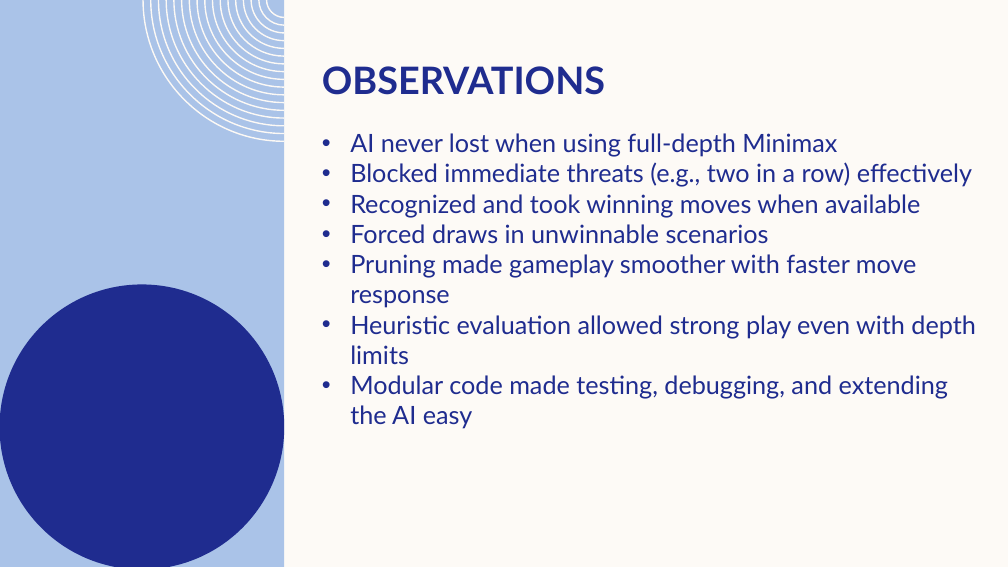
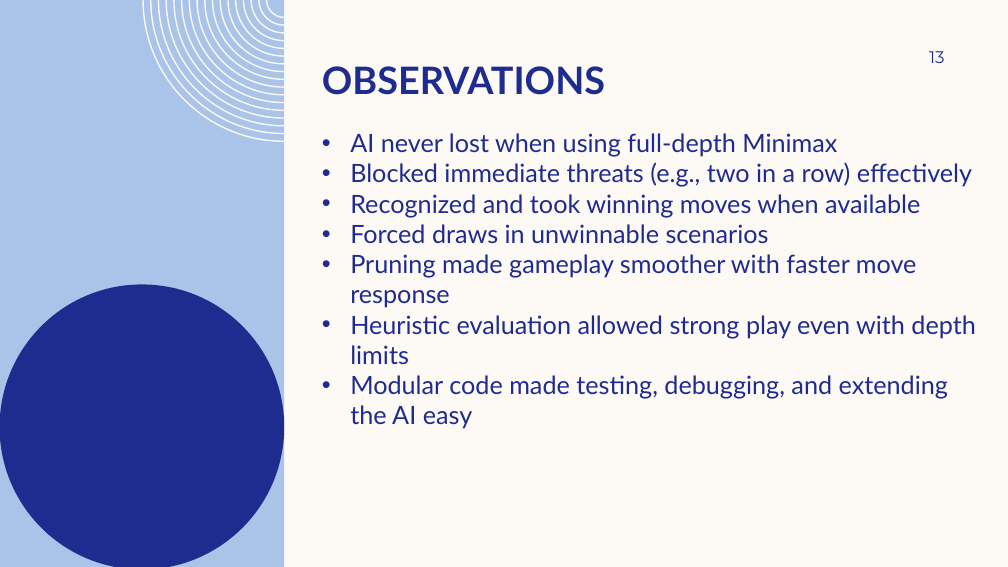
Before and after one commit to haiderCho/CSE440-Project-TTTAI, a slide deck: slide 13 of others/final-presentation.pptx. Drawn at 1008x567 pixels with LibreOffice and Linux fonts; fonts in the diff are those of the drawing; background and template pictures are left out. Boxes give left, top, right and bottom in pixels: in the first picture for what was removed or moved away, otherwise in the second. Text is boxed around its words. In the diff, an @@ line names an element or a change of style, - is before the commit and + after.

```diff
--- a/others/final-presentation.pptx
+++ b/others/final-presentation.pptx
@@ page number added at box(929, 51, 945, 63), 16 pt, text #1F2C8F @@
+13
```
Also in this commit, not shown: 3 other slides changed.
